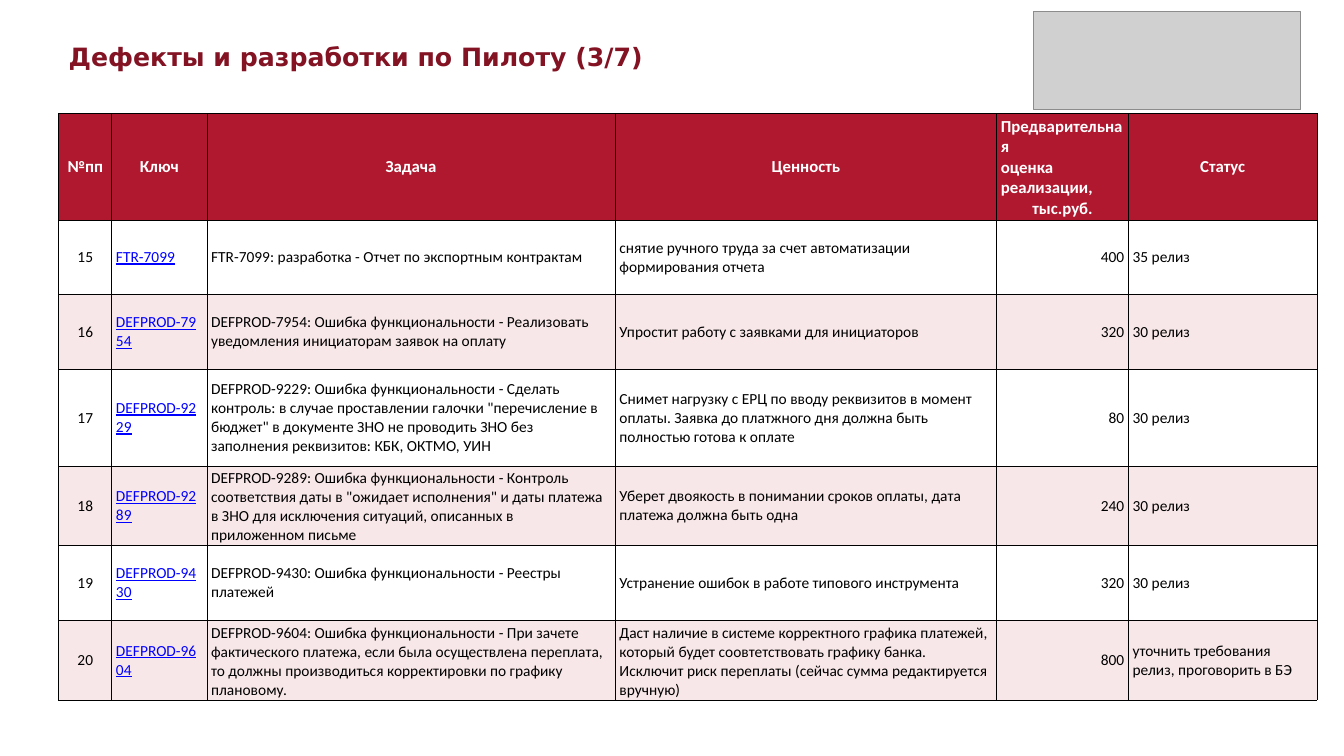
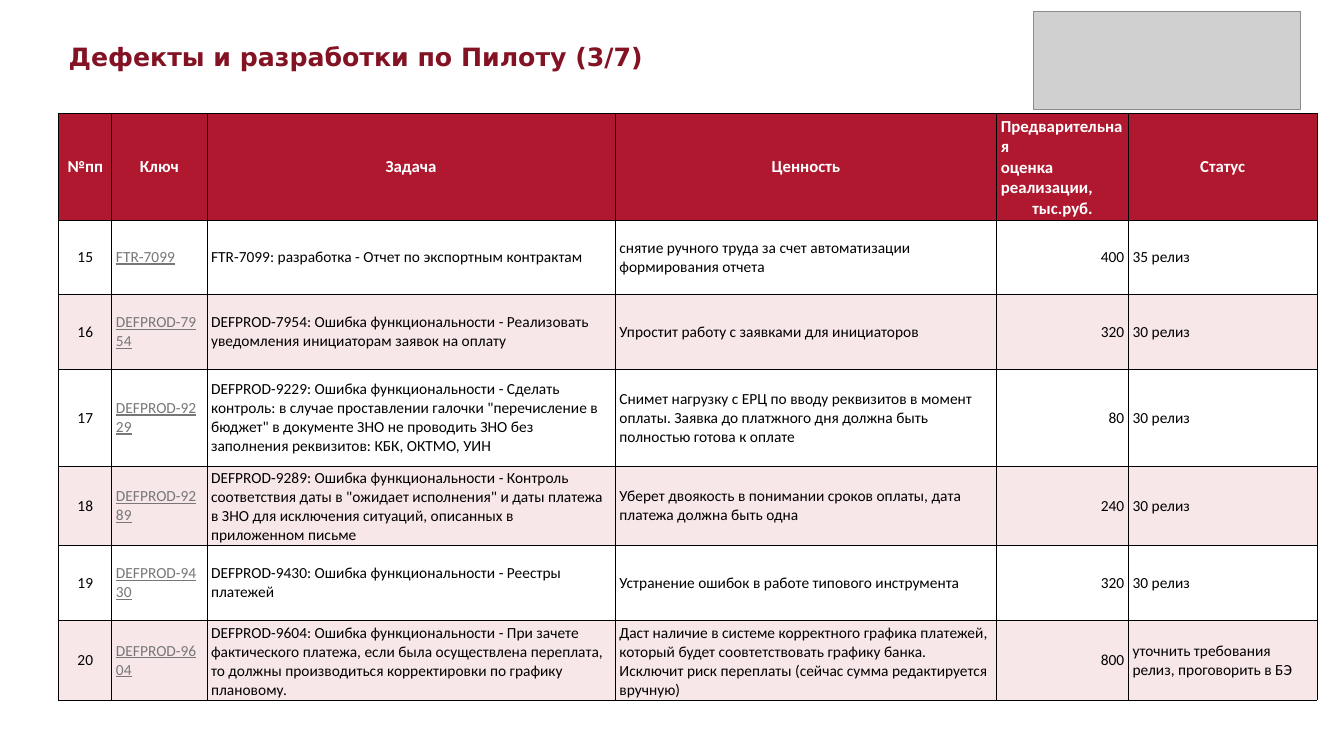
Before and after one commit to sokrat-in-me/pptx, a slide deck: slide 3 of Дефекты_и_разработки_по_Пилоту.pptx. Drawn at 1344x756 pixels with LibreOffice and Linux fonts; fonts in the diff are those of the drawing; grey boxes stand for pictures. Boxes give left, top, right and bottom in pixels: in the first picture for what was removed or moved away, otherwise in the second. Text is boxed around its words. In the diff, an @@ line names an element or a change of style, - is before the commit and + after.

```diff
--- a/Дефекты_и_разработки_по_Пилоту.pptx
+++ b/Дефекты_и_разработки_по_Пилоту.pptx
@@ table at bbox=[58, 114, 1318, 702] @@
@@ text colour #0000FF to #77777A in "FTR-7099", "DEFPROD-7954", "DEFPROD-9229", "DEFPROD-9289" and 2 more places @@
```
Also in this commit, not shown: 6 other slides changed, 6 other files.
